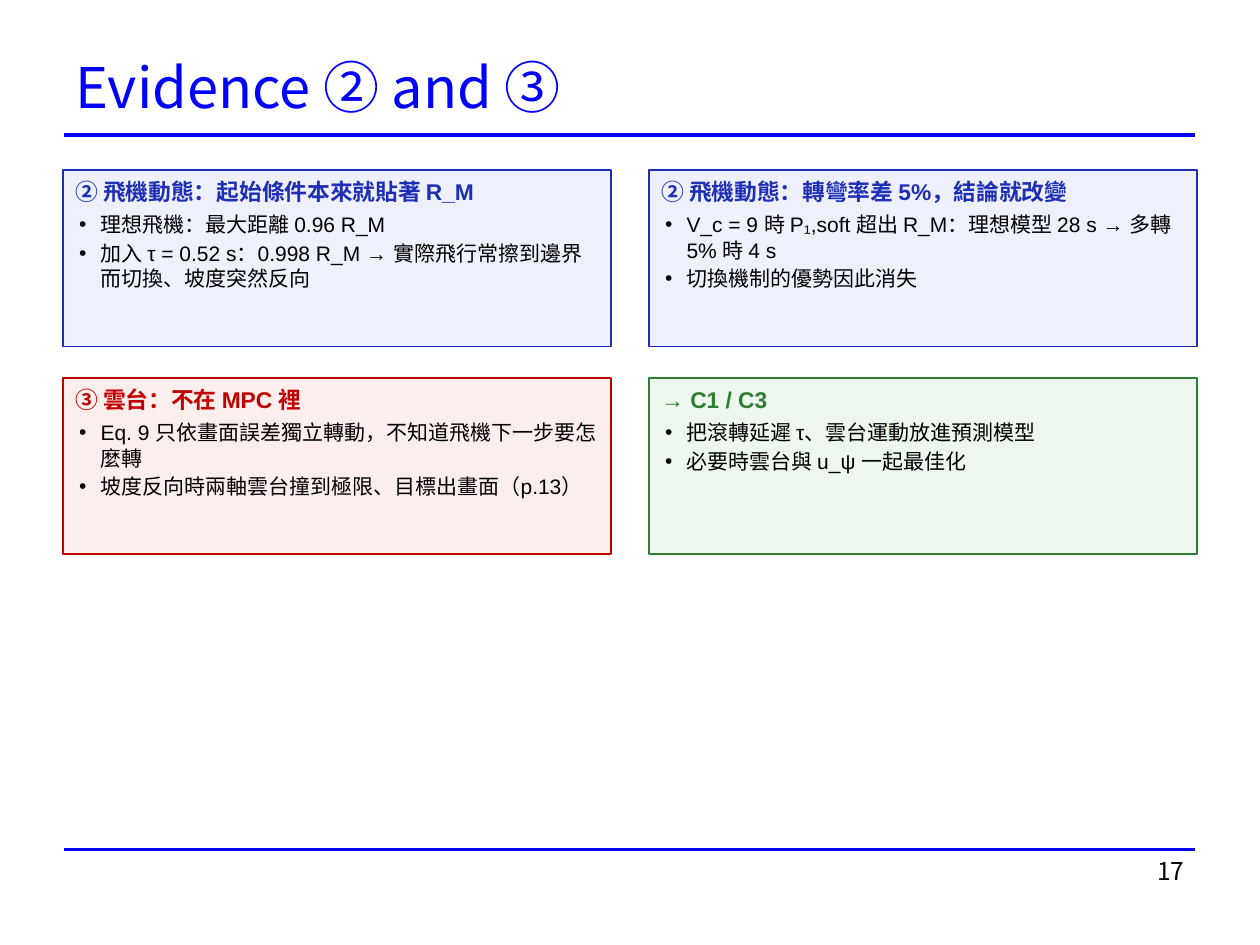
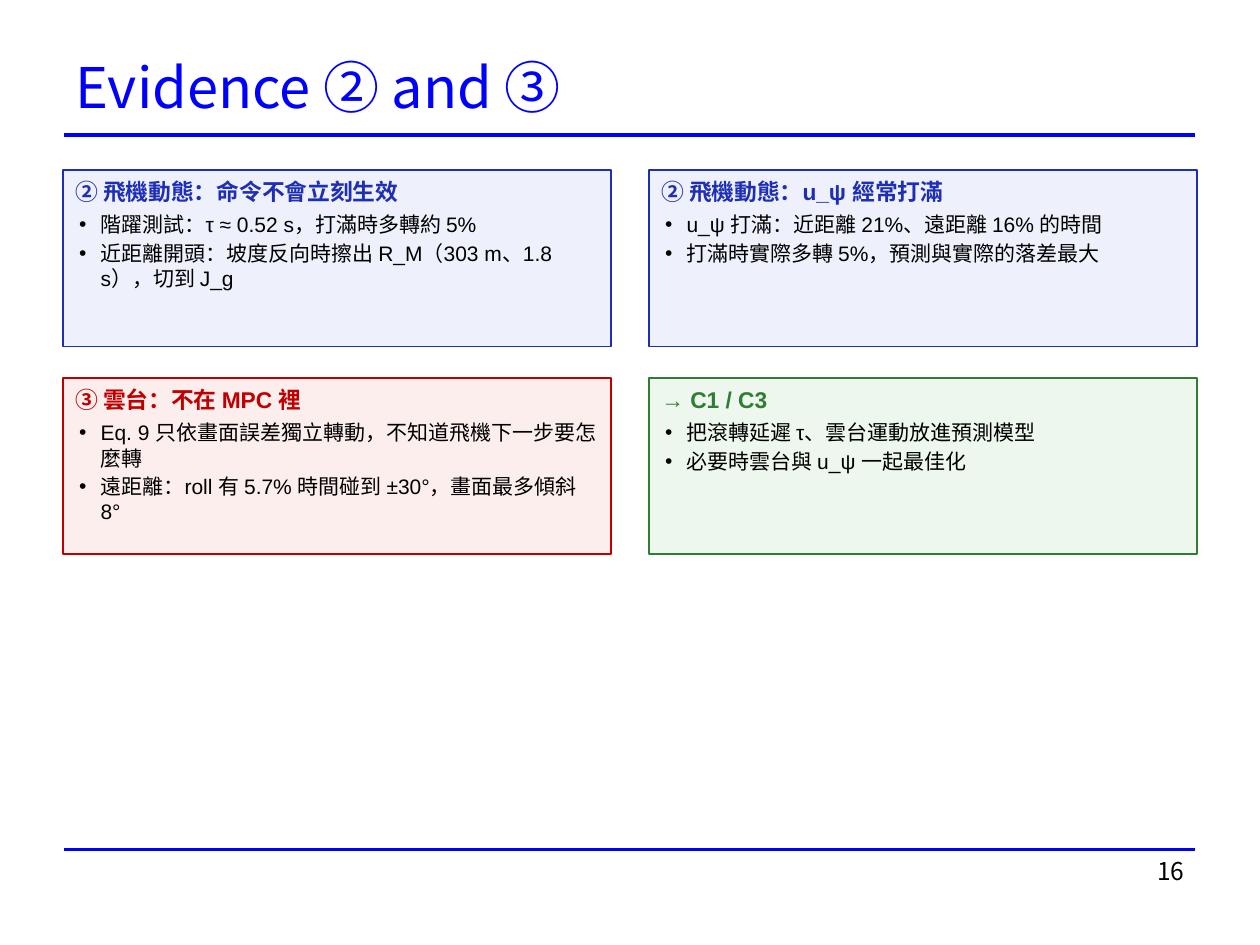
Before and after one commit to rossi1122/hsiang_thesis_simulation, a slide deck: slide 16 of docs/presentations/20261118_Phase2_進度報告.pptx (slide 17 before the commit). Drawn at 1260x945 pixels with LibreOffice and Linux fonts; fonts in the diff are those of the drawing. Boxes give left, top, right and bottom in pixels: in the first picture for what was removed or moved away, otherwise in the second. Text is boxed around its words. In the diff, an @@ line names an element or a change of style, - is before the commit and + after.

```diff
--- a/docs/presentations/20261118_Phase2_進度報告.pptx
+++ b/docs/presentations/20261118_Phase2_進度報告.pptx
@@ text in rectangle at bbox=[75, 180, 552, 291]: text changed @@
-② 飛機動態：起始條件本來就貼著 R_M
-• 理想飛機：最大距離 0.96 R_M
-• 加入 τ = 0.52 s：0.998 R_M → 實際飛行常擦到邊界而切換、坡度突然反向
+② 飛機動態：命令不會立刻生效
+• 階躍測試：τ ≈ 0.52 s，打滿時多轉約 5%
+• 近距離開頭：坡度反向時擦出 R_M（303 m、1.8 s），切到 J_g
@@ text in rectangle at bbox=[661, 180, 1103, 263]: text changed @@
-② 飛機動態：轉彎率差 5%，結論就改變
-• V_c = 9 時 P₁,soft 超出 R_M：理想模型 28 s → 多轉 5% 時 4 s
-• 切換機制的優勢因此消失
+② 飛機動態：u_ψ 經常打滿
+• u_ψ 打滿：近距離 21%、遠距離 16% 的時間
+• 打滿時實際多轉 5%，預測與實際的落差最大
@@ text in rectangle at bbox=[101, 476, 577, 520]: text changed @@
-• 坡度反向時兩軸雲台撞到極限、目標出畫面（p.13）
+• 遠距離：roll 有 5.7% 時間碰到 ±30°，畫面最多傾斜 8°
@@ page number at bbox=[1157, 861, 1184, 881]: text changed @@
-17
+16
```
Also in this commit, not shown: 14 other slides changed, 1 slide removed.
